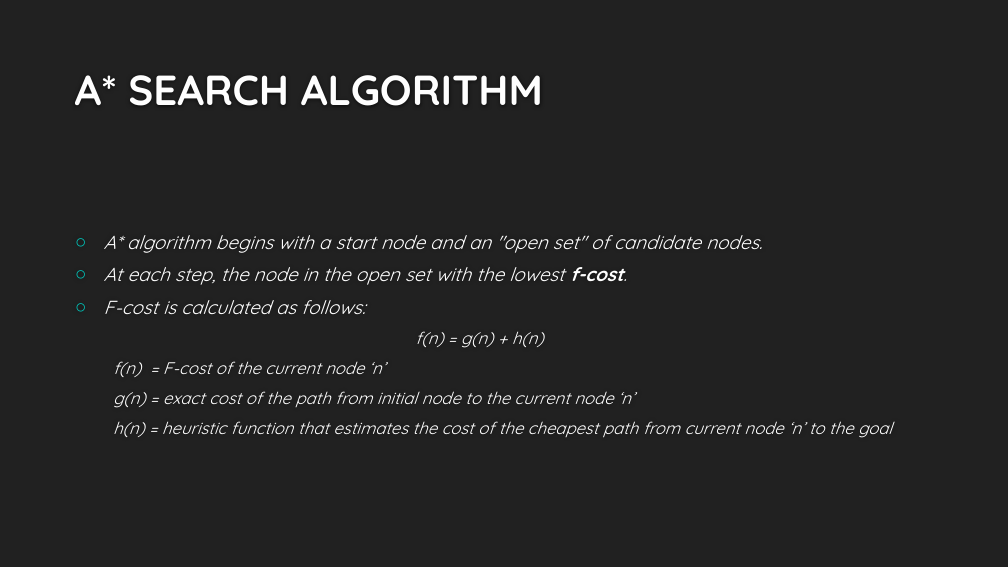
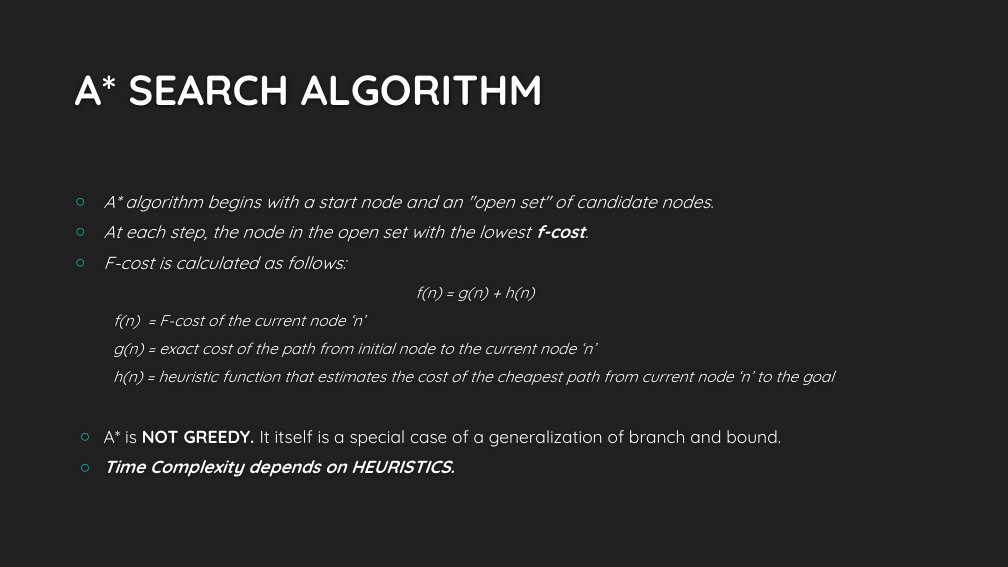
Before and after one commit to jhalak27/Analysis-of-Path-Finding-Algorithms, a slide deck: slide 7 of PathfindingAlgos.pptx. Drawn at 1008x567 pixels with LibreOffice and Linux fonts; fonts in the diff are those of the drawing; background and template pictures are left out. Boxes give left, top, right and bottom in pixels: in the first picture for what was removed or moved away, otherwise in the second. Text is boxed around its words. In the diff, an @@ line names an element or a change of style, - is before the commit and + after.

```diff
--- a/PathfindingAlgos.pptx
+++ b/PathfindingAlgos.pptx
@@ text at bbox=[104, 195, 833, 385]: size 18 to 16.6 pt in "A* algorithm begins with a start node ...", "At each step, the node in the ...", "F-cost is calculated as follows:"; size 16 to 14.8 pt in "f(n) = g(n) + h(n)", "f(n) = F-cost of the current node ...", "g(n) = exact cost of the path ...", "h(n) = heuristic function that estimates the ..." @@
@@ text at bbox=[104, 430, 781, 477]: paragraphs added @@
+○ A* is NOT GREEDY. It itself is a special case of a generalization of branch and bound.
+○ Time Complexity depends on HEURISTICS.
```
Also in this commit, not shown: 2 other slides changed.
